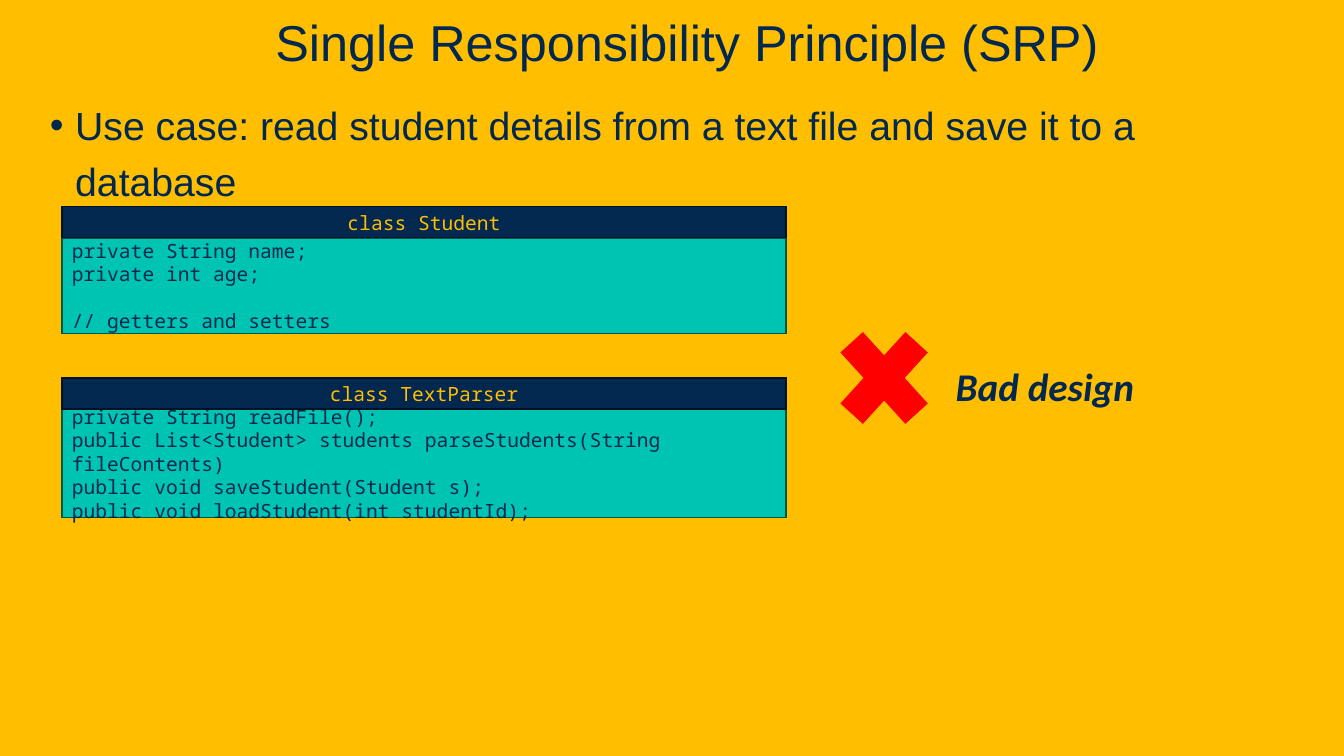
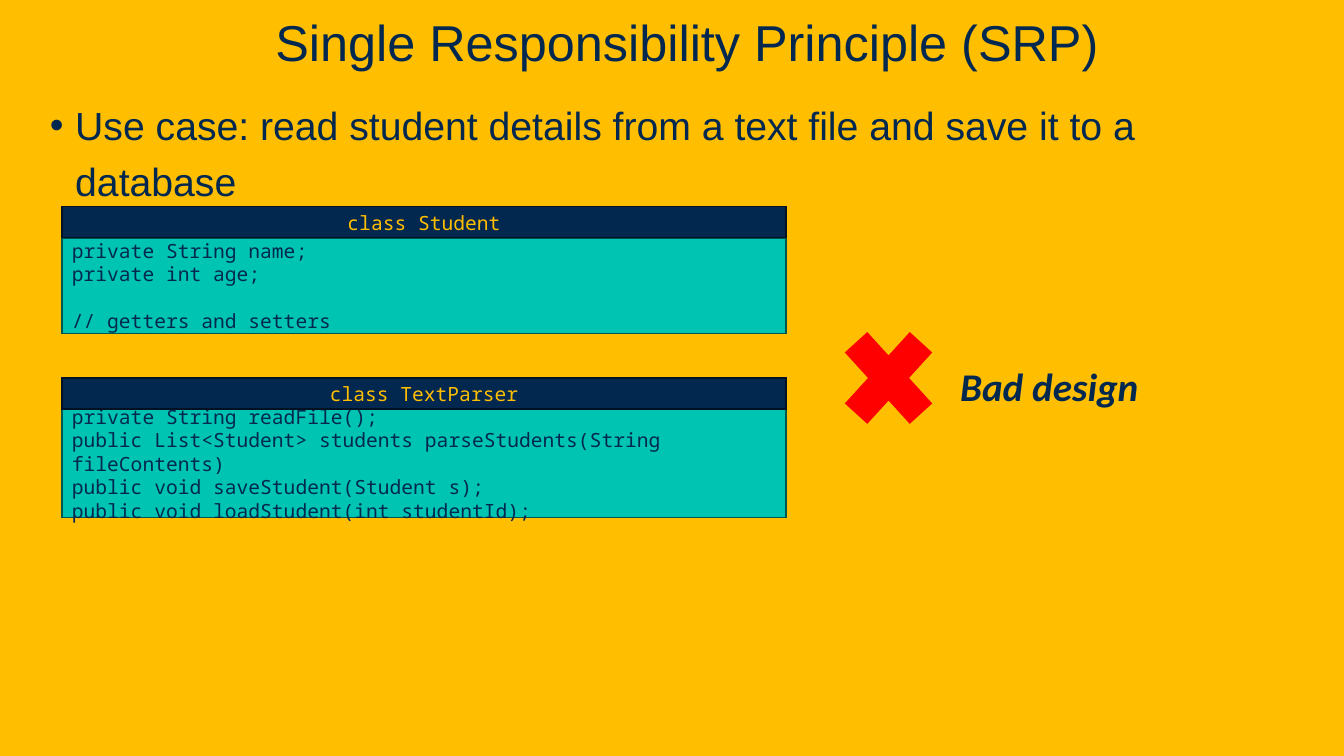
Before and after one commit to davsec-teaching/ecs160-f25, a slide deck: slide 43 of slides/2_oo_background.pptx (slide 42 before the commit). Drawn at 1344x756 pixels with LibreOffice and Linux fonts; fonts in the diff are those of the drawing; background and template pictures are left out. Boxes give left, top, right and bottom in pixels: in the first picture for what was removed or moved away, otherwise in the second. Text is boxed around its words. In the diff, an @@ line names an element or a change of style, - is before the commit and + after.

```diff
--- a/slides/2_oo_background.pptx
+++ b/slides/2_oo_background.pptx
@@ cross: place and size @@
-cross at [823,311,946,446]
+cross at [827,311,950,446]
@@ text "Bad design": place and size @@
-text "Bad design" at [956,373,1134,408]
+text "Bad design" at [960,373,1138,408]
```
Also in this commit, not shown: 4 other slides changed, 1 slide added, 1 other file.
